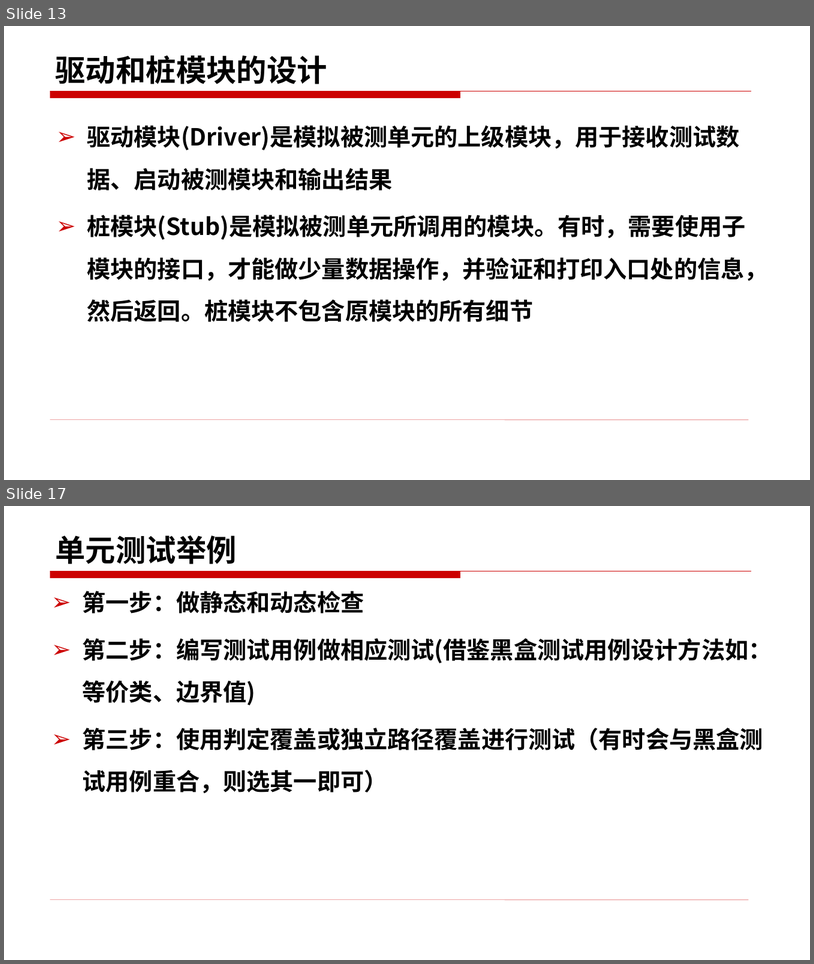
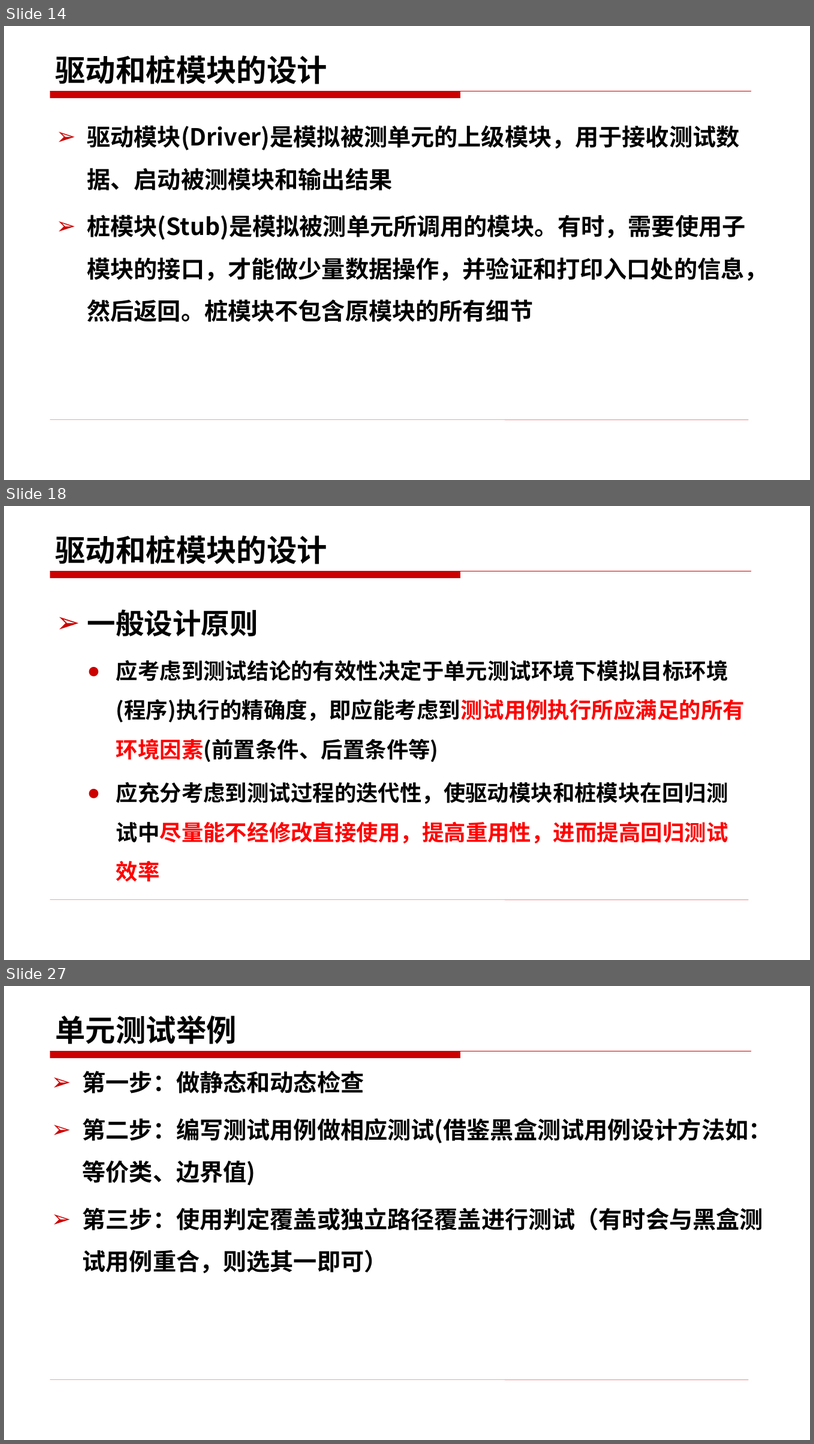
Before and after one commit to edu2act/course-foundation-software-tesing, a slide deck: materials/slides/7.pptx. Shown one above the other, each under a label of ours: slides 13 and 17 before the commit, slides 14, 18 and 27 after it; the slides between them are not shown. The pictures are 814x964 and 814x1444 pixels, drawn with LibreOffice and Linux fonts; fonts in the diff are those of the drawing. Boxes give left, top, right and bottom in pixels: in the first picture for what was removed or moved away, otherwise in the second. Text is boxed around its words. In the diff, an @@ line names an element or a change of style, - is before the commit and + after.

```diff
--- a/materials/slides/7.pptx
+++ b/materials/slides/7.pptx
@@ slide 18 added at bbox=[4, 506, 810, 960], background #FFFFFF; not listed: 2 template elements that a slide beside it also shows @@
@@ title added at bbox=[56, 535, 328, 564], 36 pt, text #000000, bold @@
+驱动和桩模块的设计
@@ text added at bbox=[87, 609, 745, 882], 26 pt, text #000000, bold @@
+➢ 一般设计原则
+  ● 应考虑到测试结论的有效性决定于单元测试环境下模拟目标环境(程序)执行的精确度，即应能考虑到测试用例执行所应满足的所有环境因素(前置条件、后置条件等)
+  ● 应充分考虑到测试过程的迭代性，使驱动模块和桩模块在回归测试中尽量能不经修改直接使用，提高重用性，进而提高回归测试效率
@@ what was slide 13 is now slide 14 @@
@@ what was slide 17 is now slide 27 @@
```
Also in this commit, not shown: 9 slides changed, 10 other slides added, 1 slide removed, 4 other files.
